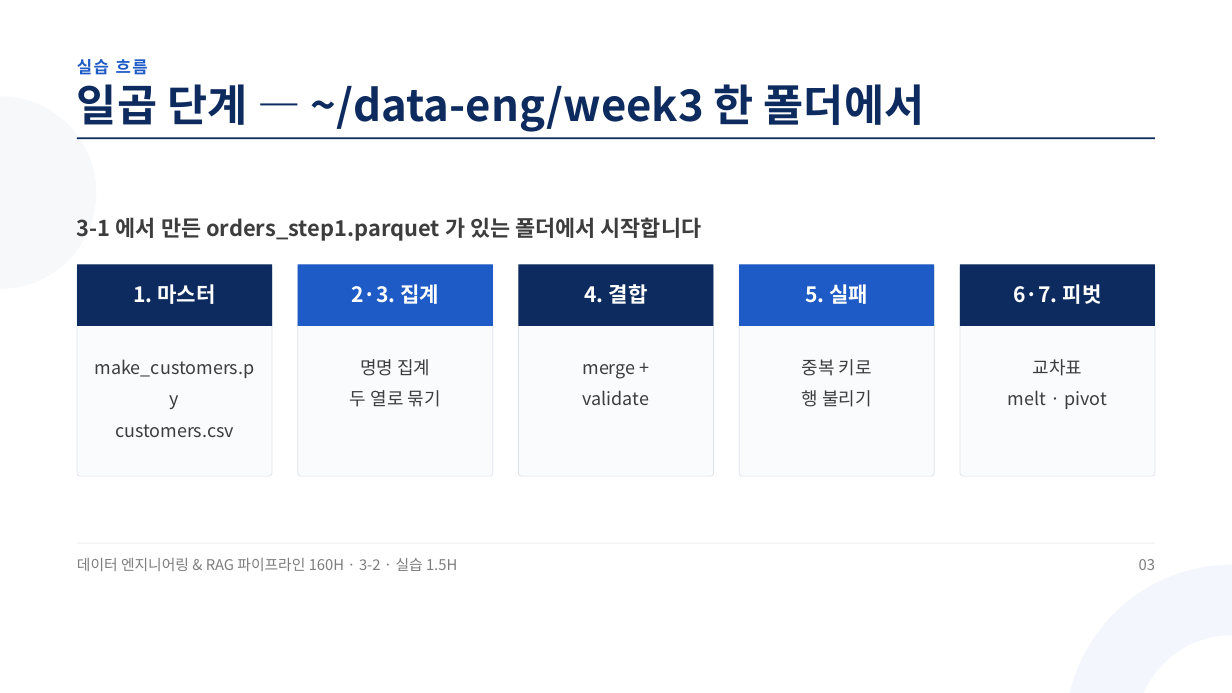
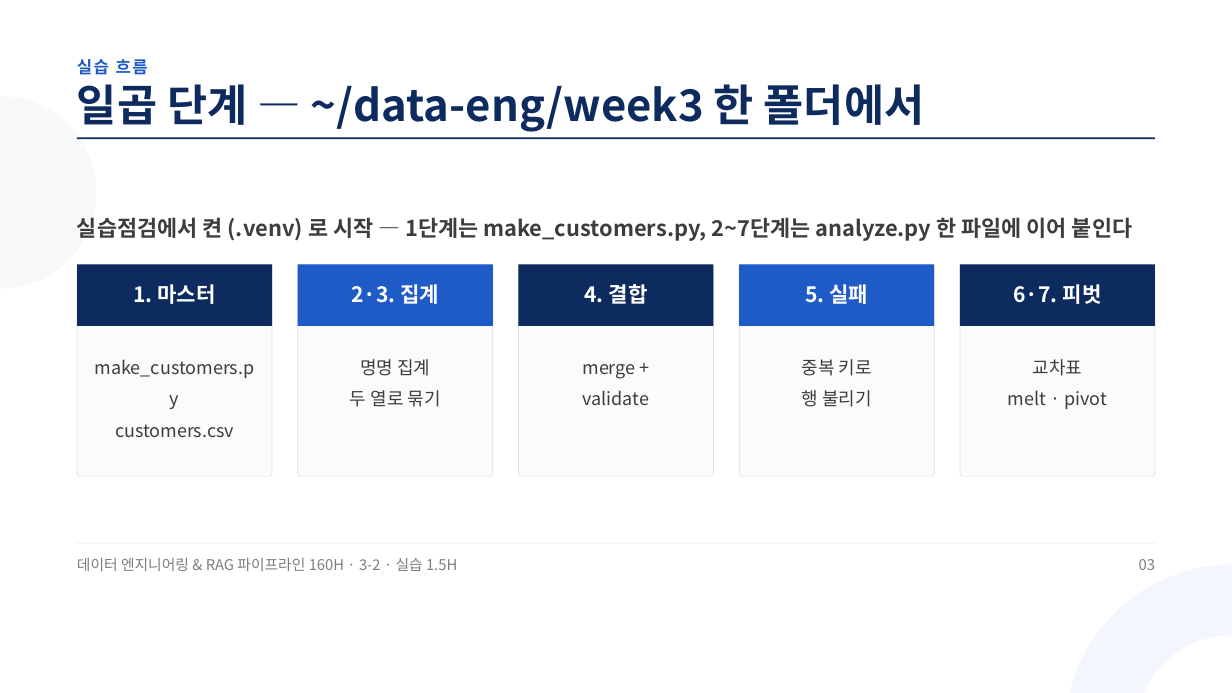
Before and after one commit to aebonlee/materials, a slide deck: slide 3 of data-eng/decks/w3d2s2.pptx. Drawn at 1232x693 pixels with LibreOffice and Linux fonts; fonts in the diff are those of the drawing. Boxes give left, top, right and bottom in pixels: in the first picture for what was removed or moved away, otherwise in the second. Text is boxed around its words. In the diff, an @@ line names an element or a change of style, - is before the commit and + after.

Commit message:
data-eng: 3-2 덱 5개(w3d2s0 신설 · 파일 이름·[us]·9행·3-3·3-4 참조)

```diff
--- a/data-eng/decks/w3d2s2.pptx
+++ b/data-eng/decks/w3d2s2.pptx
@@ text at [77, 217, 1132, 241]: text changed @@
-3-1 에서 만든 orders_step1.parquet 가 있는 폴더에서 시작합니다
+실습점검에서 켠 (.venv) 로 시작 — 1단계는 make_customers.py, 2~7단계는 analyze.py 한 파일에 이어 붙인다
```
Also in this commit, not shown: 3 other slides changed, 9 other files.
